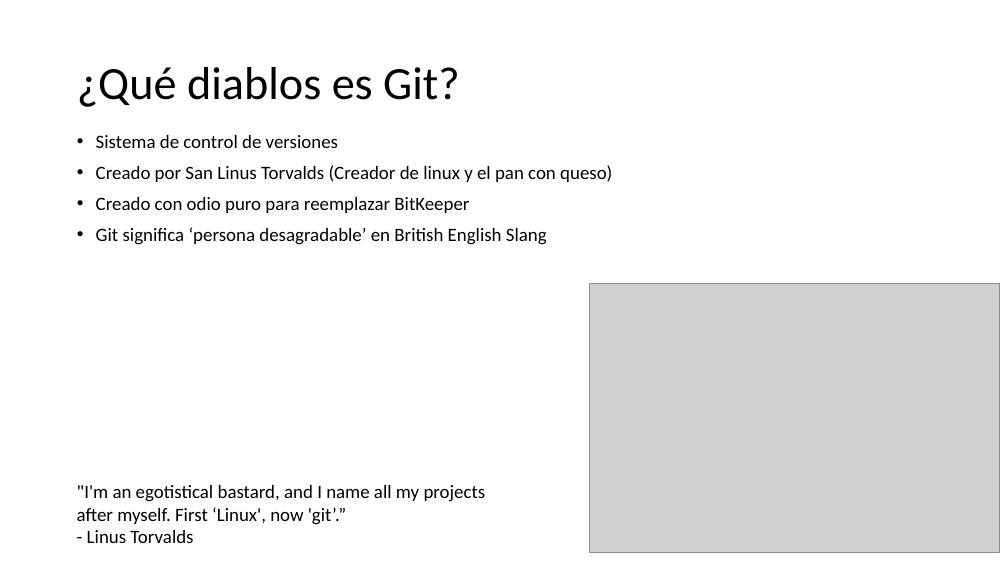
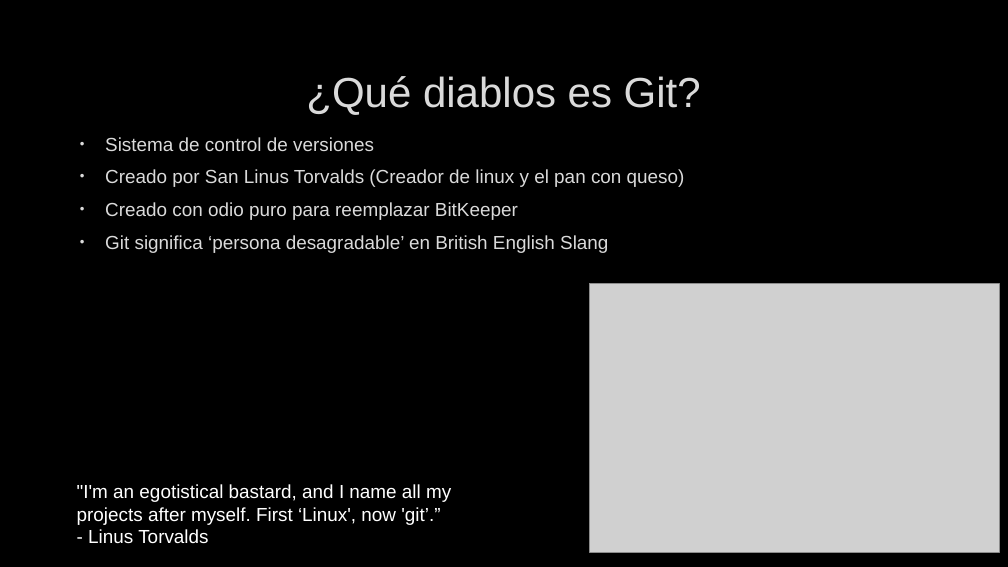
Before and after one commit to Shisah/GitGud2, a slide deck: slide 2 of Presentation/Git Gud 2.pptx. Drawn at 1008x567 pixels with LibreOffice and Linux fonts; fonts in the diff are those of the drawing; grey boxes stand for pictures; background and template pictures are left out. Boxes give left, top, right and bottom in pixels: in the first picture for what was removed or moved away, otherwise in the second. Text is boxed around its words. In the diff, an @@ line names an element or a change of style, - is before the commit and + after.

Commit message:
agregadas definiciones de repo, version y control de versiones

```diff
--- a/Presentation/Git Gud 2.pptx
+++ b/Presentation/Git Gud 2.pptx
@@ background #FFFFFF to picture (left out) @@
@@ title "¿Qué diablos es Git?": place and size @@
-title "¿Qué diablos es Git?" at box(77, 67, 460, 107)
+title "¿Qué diablos es Git?" at box(306, 76, 701, 115)
@@ title "¿Qué diablos es Git?" at box(306, 76, 701, 115): size 44 to 40 pt, font Calibri to Arial, text colour #000000 to #DADADA, letter outline none to #404040 0.75 pt; alignment left to centre; line spacing 0.9 to 1 @@
@@ text "Sistema de control de versiones" at box(105, 137, 685, 253): font Calibri to Arial, text colour #000000 to #DADADA, letter outline none to #404040 0.75 pt; indent changed; line spacing 0.9 to 1 @@
@@ text ""I'm an egotistical bastard, and ..." at box(77, 484, 451, 544): font Calibri to Arial, text colour #000000 to #FFFFFF @@
```
Also in this commit, not shown: 17 other slides changed.
